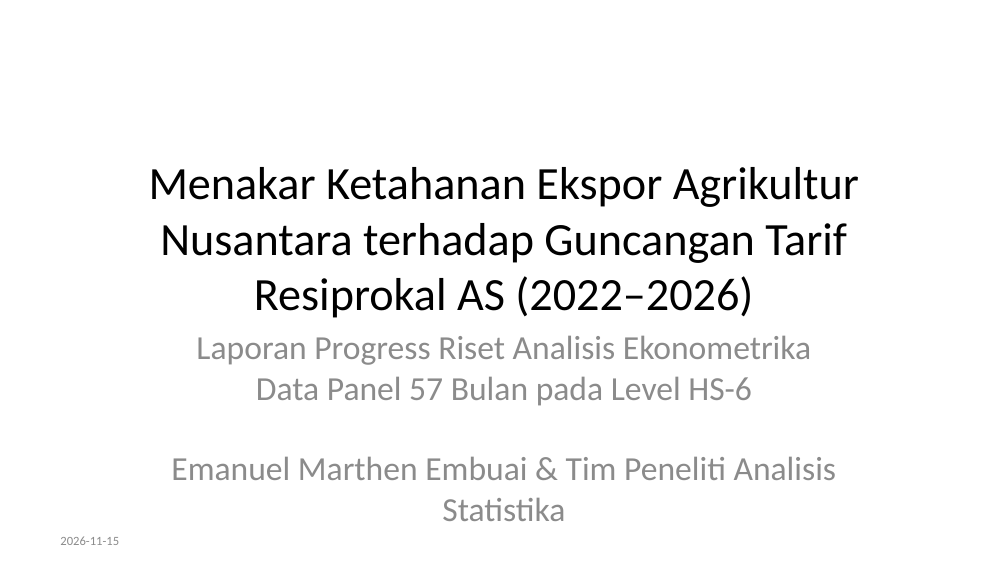
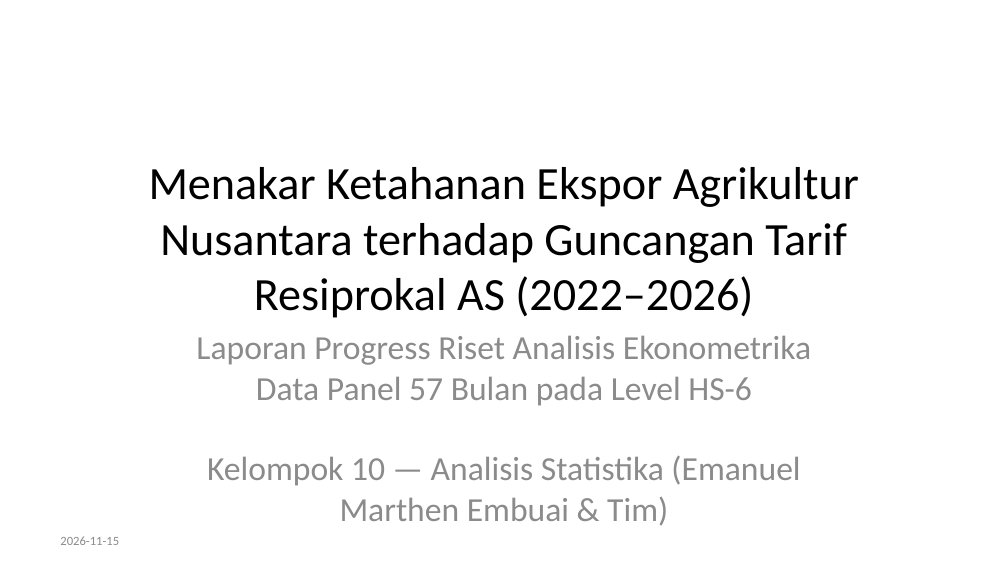
Before and after one commit to Exmaa/anstat-ekspor-agrikultur-hs6, a slide deck: slide 1 of 4-Reports/presentasi_progress_draf.pptx. Drawn at 1008x567 pixels with LibreOffice and Linux fonts; fonts in the diff are those of the drawing. Boxes give left, top, right and bottom in pixels: in the first picture for what was removed or moved away, otherwise in the second. Text is boxed around its words. In the diff, an @@ line names an element or a change of style, - is before the commit and + after.

Commit message:
feat(identity): update team to Kelompok 10 and lecturer to Pak Farit across presentation, PRD, and Canva

```diff
--- a/4-Reports/presentasi_progress_draf.pptx
+++ b/4-Reports/presentasi_progress_draf.pptx
@@ subtitle at box(196, 335, 811, 526): text changed @@
-Laporan Progress Riset Analisis Ekonometrika Data Panel 57 Bulan pada Level HS-6
-Emanuel Marthen Embuai & Tim Peneliti Analisis Statistika
+Laporan Progress Riset Analisis Ekonometrika Data Panel 57 Bulan pada Level HS-6
+Kelompok 10 — Analisis Statistika (Emanuel Marthen Embuai & Tim)
```
Also in this commit, not shown: 1 other slide changed, 5 other files.
